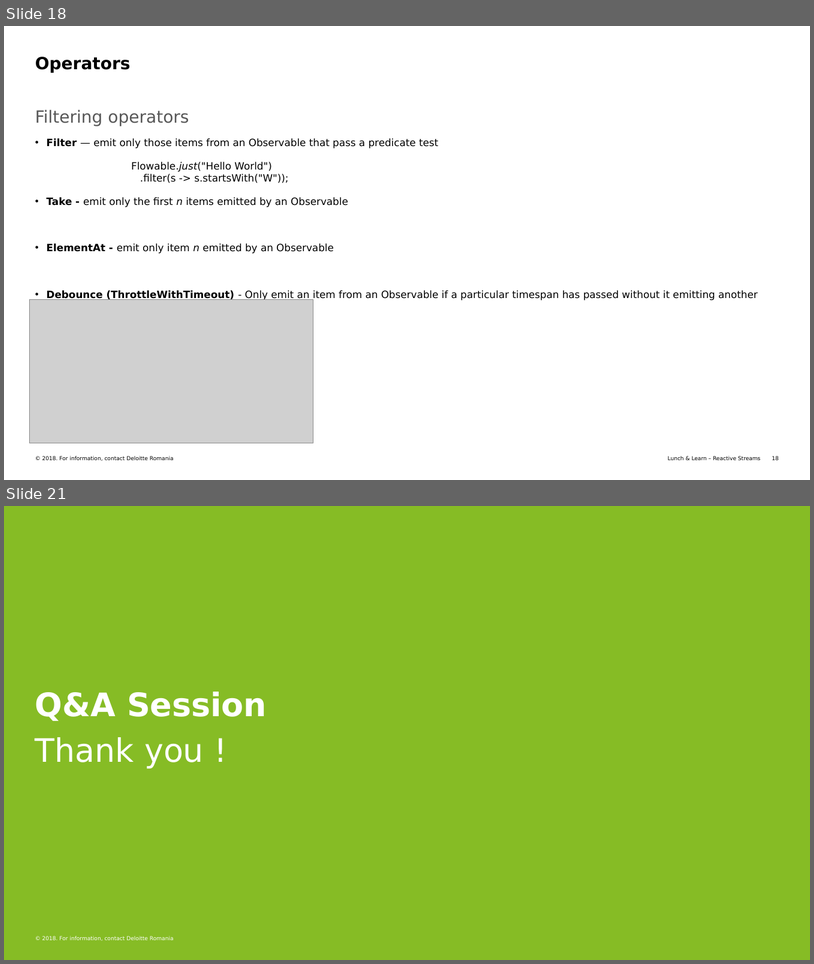
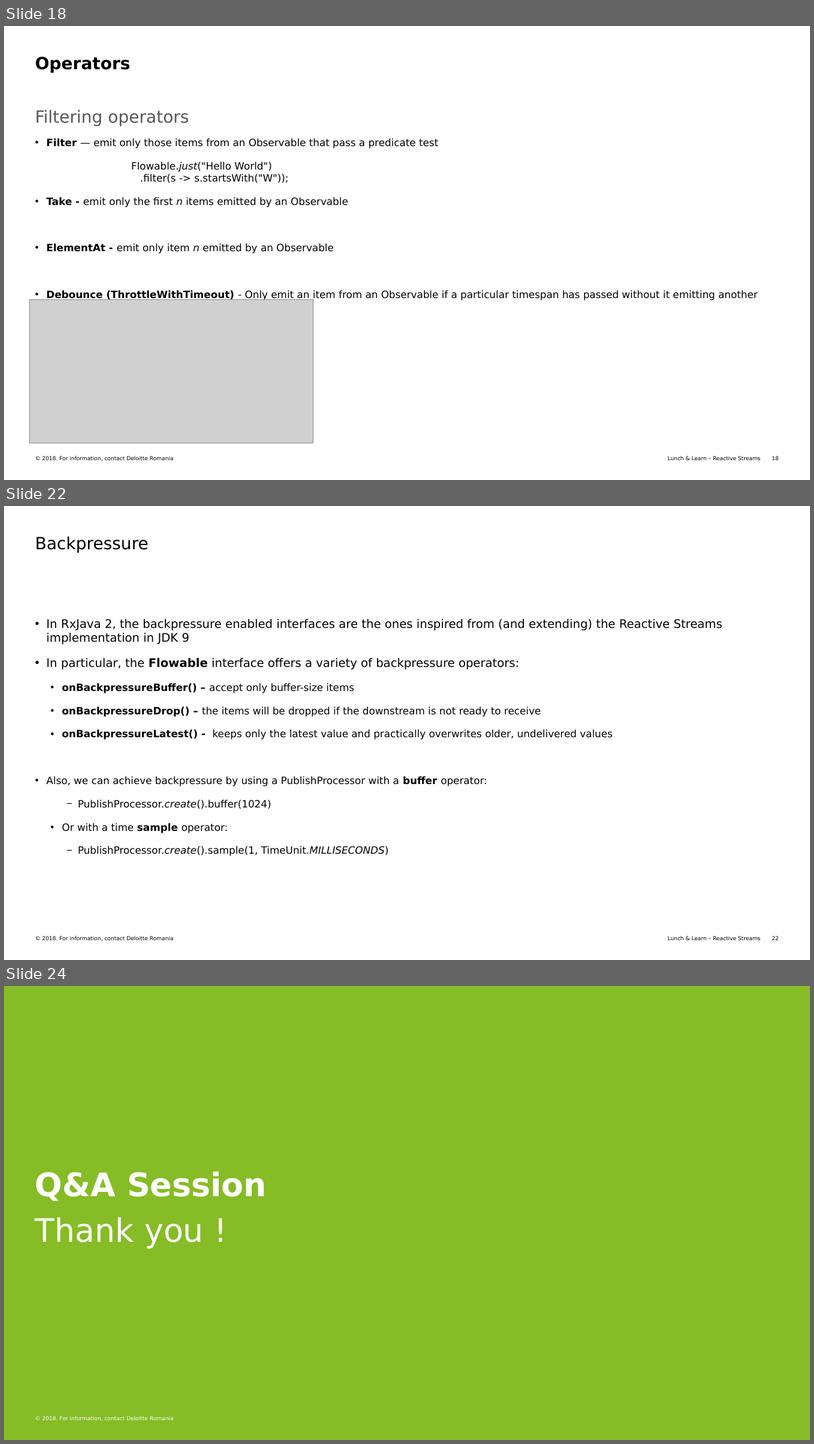
Before and after one commit to icsu/ReactiveStreamsPresentation2018, a slide deck: Presentation/src/Documentation/LunchLearn_ReactiveStreams_RxJava.pptx. Shown one above the other, each under a label of ours: slides 18 and 21 before the commit, slides 18, 22 and 24 after it; the slides between them are not shown. The pictures are 814x964 and 814x1444 pixels, drawn with LibreOffice and Linux fonts; fonts in the diff are those of the drawing; grey boxes stand for pictures. Boxes give left, top, right and bottom in pixels: in the first picture for what was removed or moved away, otherwise in the second. Text is boxed around its words. In the diff, an @@ line names an element or a change of style, - is before the commit and + after.

Commit message:
RxJava samples

```diff
--- a/Presentation/src/Documentation/LunchLearn_ReactiveStreams_RxJava.pptx
+++ b/Presentation/src/Documentation/LunchLearn_ReactiveStreams_RxJava.pptx
@@ slide 22 added at <box>4,506,810,960</box>, background #FFFFFF; not listed: 3 template elements that a slide beside it also shows @@
@@ title added at <box>35,536,149,553</box>, 20 pt, text #000000 @@
+Backpressure
@@ text added at <box>47,619,723,856</box>, 12 pt, text #000000 @@
+• In RxJava 2, the backpressure enabled interfaces are the ones inspired from (and extending) the Reactive Streams implementation in JDK 9
+• In particular, the Flowable interface offers a variety of backpressure operators:
+    • onBackpressureBuffer() – accept only buffer-size items
+    • onBackpressureDrop() – the items will be dropped if the downstream is not ready to receive
+    • onBackpressureLatest() - keeps only the latest value and practically overwrites older, undelivered values
+• Also, we can achieve backpressure by using a PublishProcessor with a buffer operator:
+      − PublishProcessor.create().buffer(1024)
+    • Or with a time sample operator:
+      − PublishProcessor.create().sample(1, TimeUnit.MILLISECONDS)
@@ what was slide 21 is now slide 24 @@
```
Also in this commit, not shown: 6 slides changed, 2 other slides added, 6 other files.
